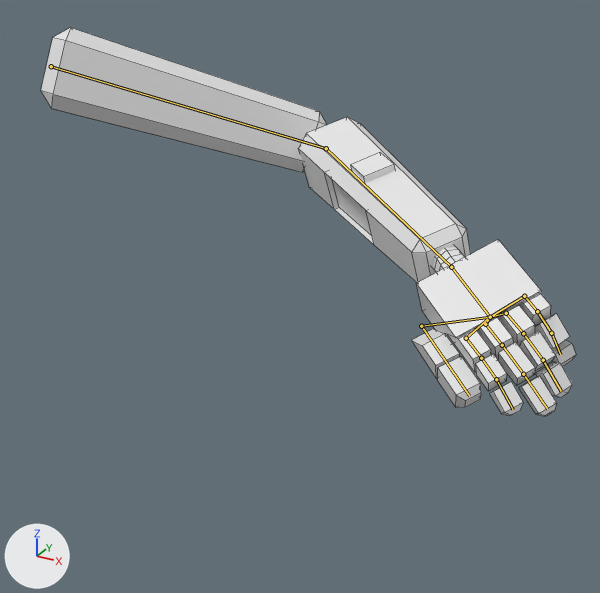
The Blender file Game/Assets/Player/Melee/nice arm joined.blend: old version first, new version second.
Both versions are drawn from a camera (50 mm lens) standing at (4.93, -6.95, 1.37) and looking at (0.72, 0.72, -2.46). Every picture has the same lights, and +X, +Y and +Z are marked at lower left. Both versions are drawn at frame 14 of the action 'ArmatureAction'; the numbers are the values there. The bones that bend it are drawn over the model as lines. Mesh edges are drawn as thin lines.
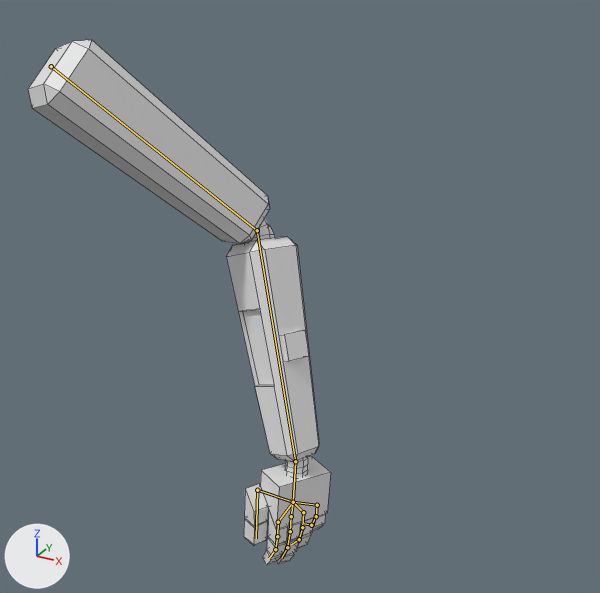
The change, as a list of edits to the scene's bpy script:
```text
Change bone_bone:
    where bone_bone = bpy.data.objects['Armature'].pose.bones['Bone']
    bone_bone.rotation_quaternion: (0.868, -0.183, -0.023, -0.428) -> (0.886, -0.389, -0.016, -0.252)  # degrees (-18, -12, -51) -> degrees (-44, -13, -27)
Change bone_bone_001:
    where bone_bone_001 = bpy.data.objects['Armature'].pose.bones['Bone.001']  # child of 'Bone'
    bone_bone_001.rotation_quaternion: (0.72, 0.101, 0.333, -0.605) -> (0.701, -0.264, 0.57, -0.337)  # degrees (-19, 37, -86) -> degrees (-74, 38, -81)
Change bone_bone_002:
    where bone_bone_002 = bpy.data.objects['Armature'].pose.bones['Bone.002']  # child of 'Bone.001'
    bone_bone_002.rotation_quaternion: (0.983, -0.159, 0.059, 0.0) -> (0.98, -0.189, 0.07, 0.0)  # degrees (-18, 7, -1) -> degrees (-22, 8, -2)
Change bone_bone_004:
    where bone_bone_004 = bpy.data.objects['Armature'].pose.bones['Bone.004']  # child of 'Bone.003'
    bone_bone_004.rotation_quaternion: (0.997, -0.012, -0.047, 0.0) -> (0.998, -0.014, -0.056, 0.021)  # degrees (-1, -5, 0) -> degrees (-2, -6, 3)
Change bone_bone_008:
    where bone_bone_008 = bpy.data.objects['Armature'].pose.bones['Bone.008']  # child of 'Bone.007'
    bone_bone_008.rotation_quaternion: (0.947, -0.295, -0.001, 0.015) -> (0.937, -0.349, -0.001, 0.018)  # degrees (-35, 0, 2) -> degrees (-41, 1, 2)
Change bone_bone_012:
    where bone_bone_012 = bpy.data.objects['Armature'].pose.bones['Bone.012']  # child of 'Bone.011'
    bone_bone_012.rotation_quaternion: (0.978, -0.19, -0.02, 0.02) -> (0.974, -0.225, -0.024, 0.023)  # degrees (-22, -2, 3) -> degrees (-26, -2, 3)
Change bone_bone_016:
    where bone_bone_016 = bpy.data.objects['Armature'].pose.bones['Bone.016']  # child of 'Bone.015'
    bone_bone_016.rotation_quaternion: (0.986, -0.151, 0.032, -0.009) -> (0.983, -0.179, 0.038, -0.011)  # degrees (-17, 3, -2) -> degrees (-21, 4, -2)
```

Location of each change, [x1, y1, x2, y2] in pixels of the pictures (600 x 593 px):
'Cube.002', posed (43% narrower, 35% taller)
    before: [41, 28, 576, 416]
    after: [28, 40, 331, 565]
bone 'Bone', root to tip
    before: (51, 66) to (326, 148)
    after: (51, 66) to (257, 230)
bone 'Bone.001', root to tip
    before: (326, 148) to (451, 267)
    after: (257, 230) to (295, 461)
bone 'Bone.002', root to tip
    before: (451, 267) to (490, 317)
    after: (295, 461) to (293, 502)
bone 'Bone.004', root to tip
    before: (421, 326) to (469, 396)
    after: (257, 490) to (256, 538)
bone 'Bone.008', root to tip
    before: (551, 333) to (560, 354)
    after: (311, 525) to (304, 523)
bone 'Bone.012', root to tip
    before: (543, 360) to (561, 391)
    after: (299, 539) to (291, 544)
bone 'Bone.016', root to tip
    before: (523, 374) to (547, 409)
    after: (287, 547) to (281, 558)
